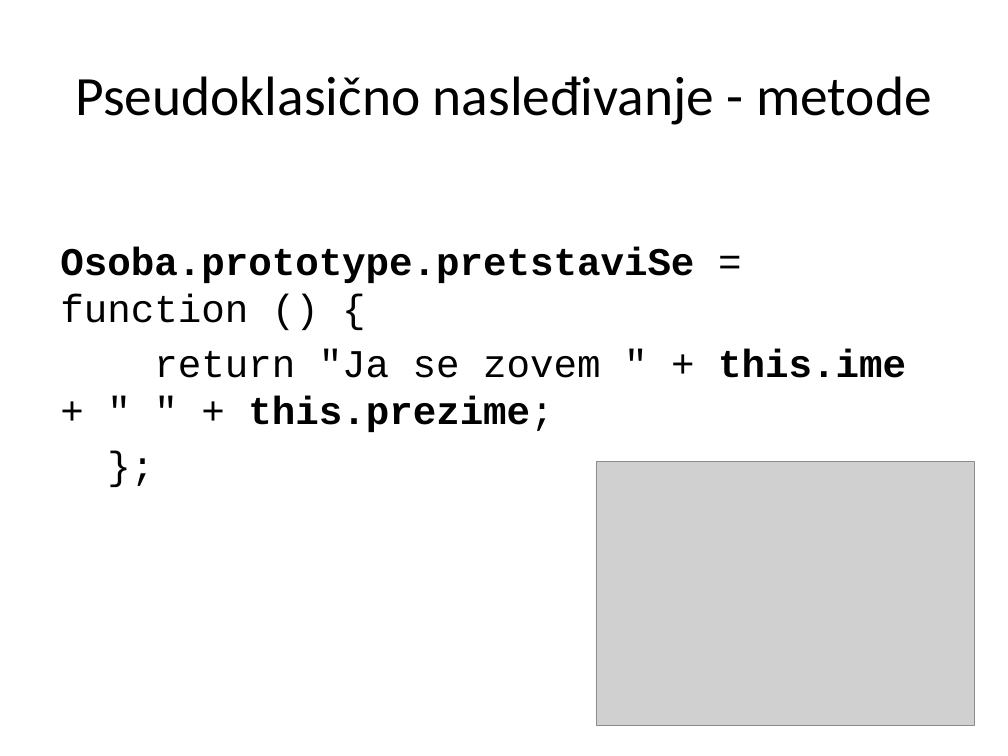
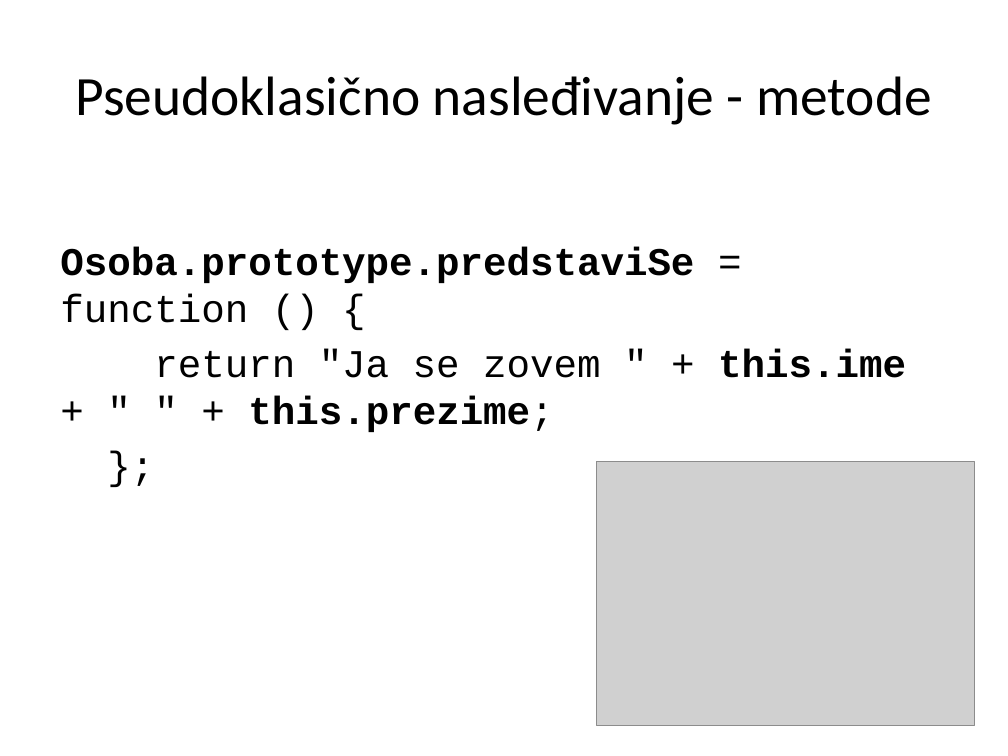
Before and after one commit to Cobrijani/2016, a slide deck: slide 8 of JavaScript/03_Nasledjivanje/JavaScript_03_Nasledjivanje.pptx. Drawn at 1008x756 pixels with LibreOffice and Linux fonts; fonts in the diff are those of the drawing; grey boxes stand for pictures. Boxes give left, top, right and bottom in pixels: in the first picture for what was removed or moved away, otherwise in the second. Text is boxed around its words. In the diff, an @@ line names an element or a change of style, - is before the commit and + after.

```diff
--- a/JavaScript/03_Nasledjivanje/JavaScript_03_Nasledjivanje.pptx
+++ b/JavaScript/03_Nasledjivanje/JavaScript_03_Nasledjivanje.pptx
@@ text at (60,247,694,323): text changed @@
-Osoba.prototype.pretstaviSe = function () {
+Osoba.prototype.predstaviSe = function () {
```
Also in this commit, not shown: 7 other slides changed, 4 other files.
